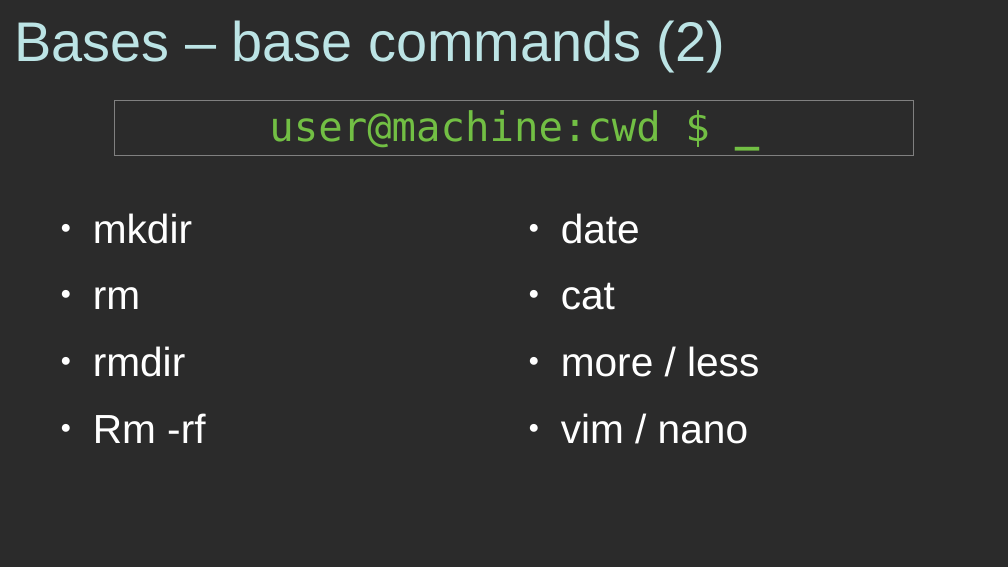
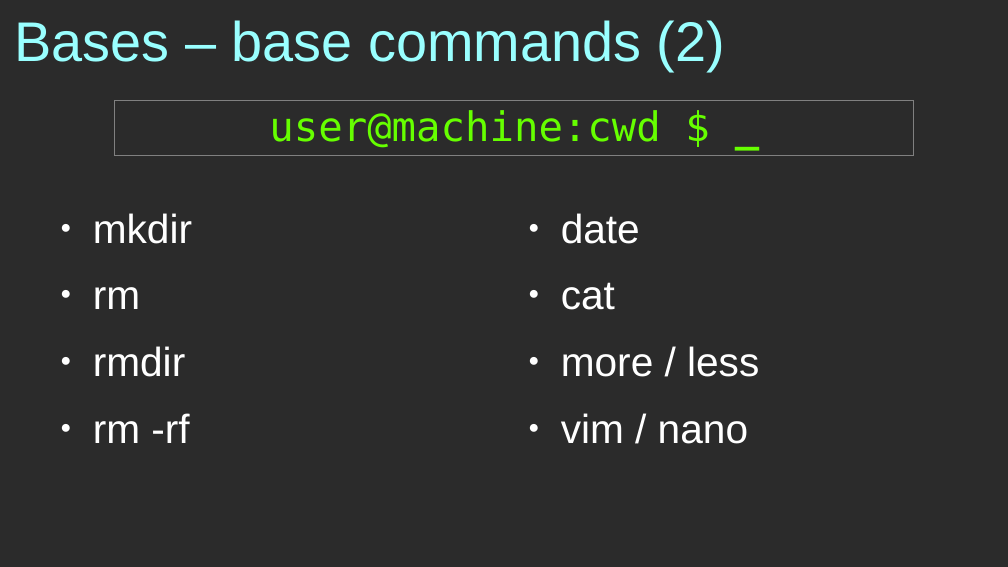
Before and after one commit to 3nrique0/tutorials, a slide deck: slide 5 of qse_qsub/qsub.odp. Drawn at 1008x567 pixels with LibreOffice and Linux fonts; fonts in the diff are those of the drawing; background and template pictures are left out; a plain dark background stands for a picture behind light text. Boxes give left, top, right and bottom in pixels: in the first picture for what was removed or moved away, otherwise in the second. Text is boxed around its words. In the diff, an @@ line names an element or a change of style, - is before the commit and + after.

Commit message:
Update slides

```diff
--- a/qse_qsub/qsub.odp
+++ b/qse_qsub/qsub.odp
@@ title "Bases – base commands (2)" at box(14, 20, 725, 71): text colour #BCE4E5 to #99FFFF @@
@@ text "user@machine:cwd $ _" at box(115, 101, 915, 155): text colour #72BF44 to #66FF00 @@
@@ text at box(93, 413, 189, 443): text changed @@
-● Rm -rf
+● rm -rf
```
Also in this commit, not shown: 9 other slides changed, 6 slides added.
